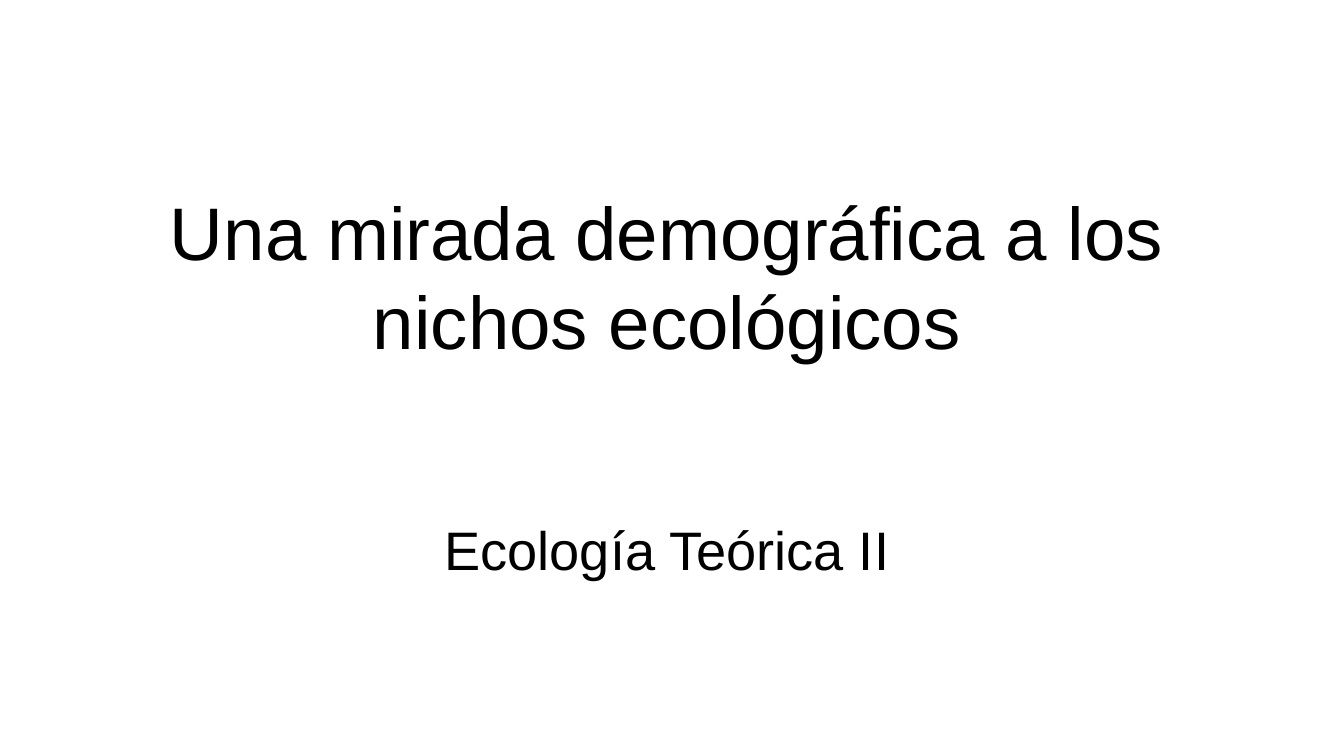
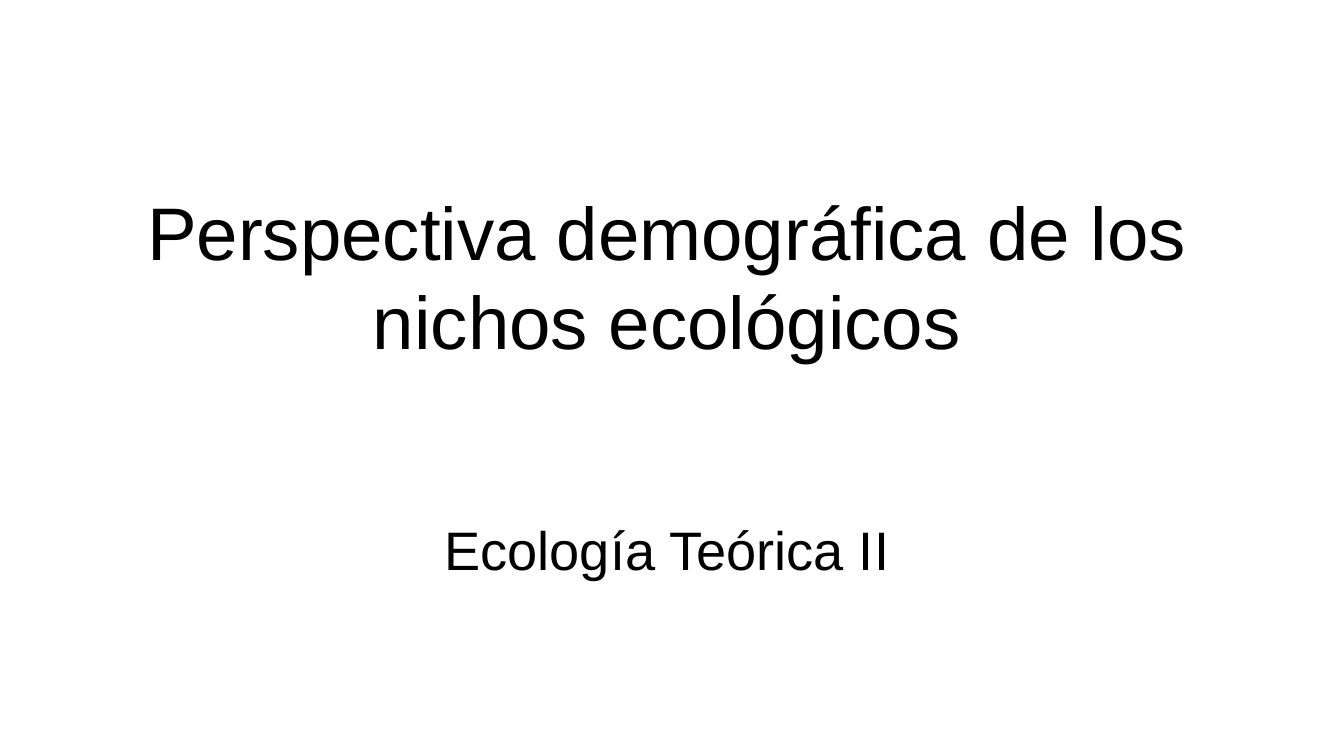
Before and after one commit to gerardommc/Ecologia-Teorica-II, a slide deck: slide 1 of Nicho/Caso-demografico.odp. Drawn at 1344x756 pixels with LibreOffice and Linux fonts; fonts in the diff are those of the drawing. Boxes give left, top, right and bottom in pixels: in the first picture for what was removed or moved away, otherwise in the second. Text is boxed around its words. In the diff, an @@ line names an element or a change of style, - is before the commit and + after.

```diff
--- a/Nicho/Caso-demografico.odp
+++ b/Nicho/Caso-demografico.odp
@@ title at [147, 205, 1186, 363]: text changed @@
-Una mirada demográfica a los nichos ecológicos
+Perspectiva demográfica de los nichos ecológicos
```
Also in this commit, not shown: 6 other files.
